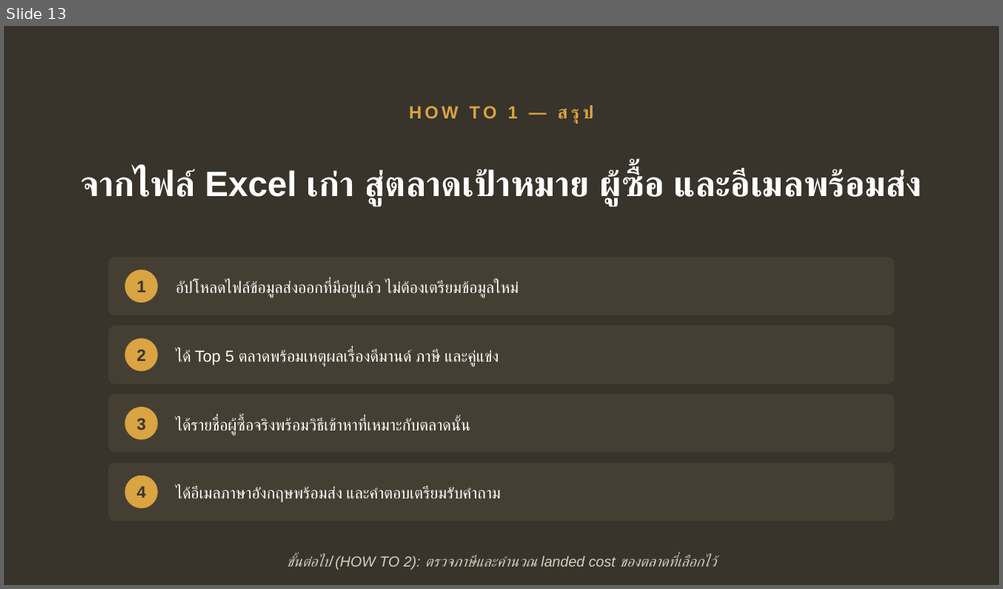
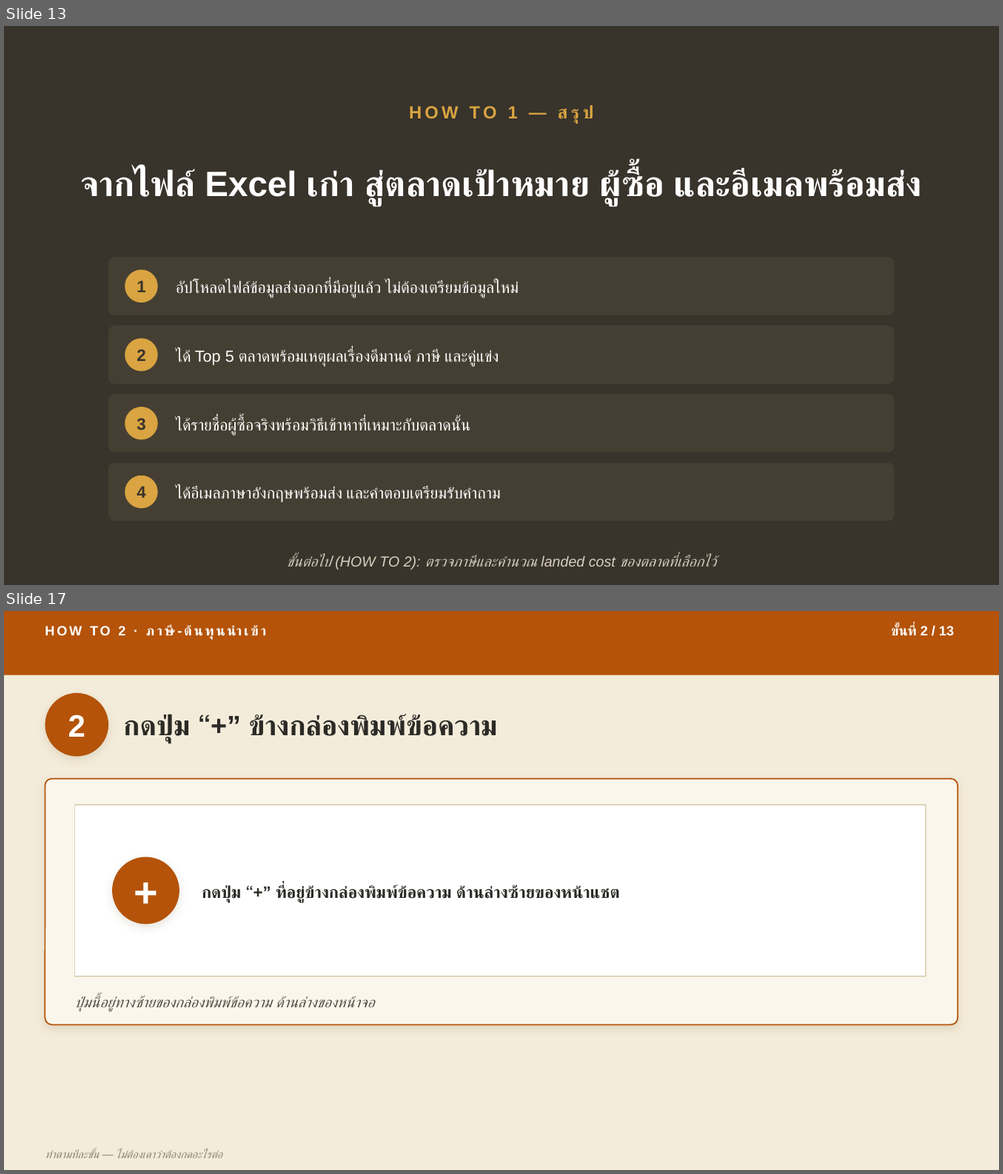
Before and after one commit to skunpoj/krungsri, a slide deck: deck/out3.pptx. Shown one above the other, each under a label of ours: slide 13 before the commit, slides 13 and 17 after it; the slides between them are not shown. The pictures are 1003x589 and 1003x1174 pixels, drawn with LibreOffice and Linux fonts; fonts in the diff are those of the drawing. Boxes give left, top, right and bottom in pixels: in the first picture for what was removed or moved away, otherwise in the second. Text is boxed around its words. In the diff, an @@ line names an element or a change of style, - is before the commit and + after.

```diff
--- a/deck/out3.pptx
+++ b/deck/out3.pptx
@@ slide 17 added at box(4, 611, 999, 1170), background #F4ECDA @@
@@ rectangle added at box(4, 611, 999, 675), fill #B45309 @@
@@ text added at box(118, 625, 242, 636), 13 pt, text #FFFFFF, bold @@
+HOW TO 2 · ภาษี-ต้นทุนนำเข้า
@@ text added at box(891, 625, 953, 636), 13 pt, text #FFFFFF, bold @@
+ขั้นที่ 2 / 13
@@ ellipse added at box(45, 693, 108, 757), fill #B45309 @@
@@ text added at box(68, 715, 85, 737), 30 pt, text #FFFFFF, bold @@
+2
@@ text added at box(123, 714, 498, 742), 27 pt, text #2B2A26, bold @@
+กดปุ่ม “+” ข้างกล่องพิมพ์ข้อความ
@@ rounded rectangle added at box(45, 779, 958, 1025), fill #FBF6EC, outline #B45309 1.25 pt @@
@@ rectangle added at box(75, 805, 925, 977), fill #FFFFFF, outline #E0D3B8 1 pt @@
@@ ellipse added at box(112, 857, 179, 924), fill #B45309 @@
@@ text added at box(112, 857, 179, 924), 40 pt, text #FFFFFF, bold @@
++
@@ text added at box(202, 885, 620, 903), 16 pt, text #2B2A26, bold @@
+กดปุ่ม “+” ที่อยู่ข้างกล่องพิมพ์ข้อความ ด้านล่างซ้ายของหน้าแชต
@@ text added at box(75, 995, 374, 1012), 14 pt, text #514C42, italic @@
+ปุ่มนี้อยู่ทางซ้ายของกล่องพิมพ์ข้อความ ด้านล่างของหน้าจอ
@@ text added at box(45, 1150, 222, 1159), 10.5 pt, text #8A8170, italic @@
+ทำตามทีละขั้น — ไม่ต้องเดาว่าต้องกดอะไรต่อ
```
Also in this commit, not shown: 70 other slides added, 1 other file.
